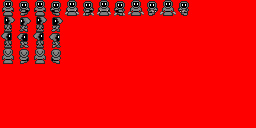
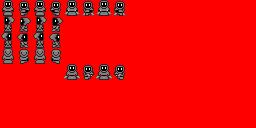
Two versions of the same layered image (256x128). Layer-by-layer changes:
painted on "sketch" over [64, 0, 189, 80]
